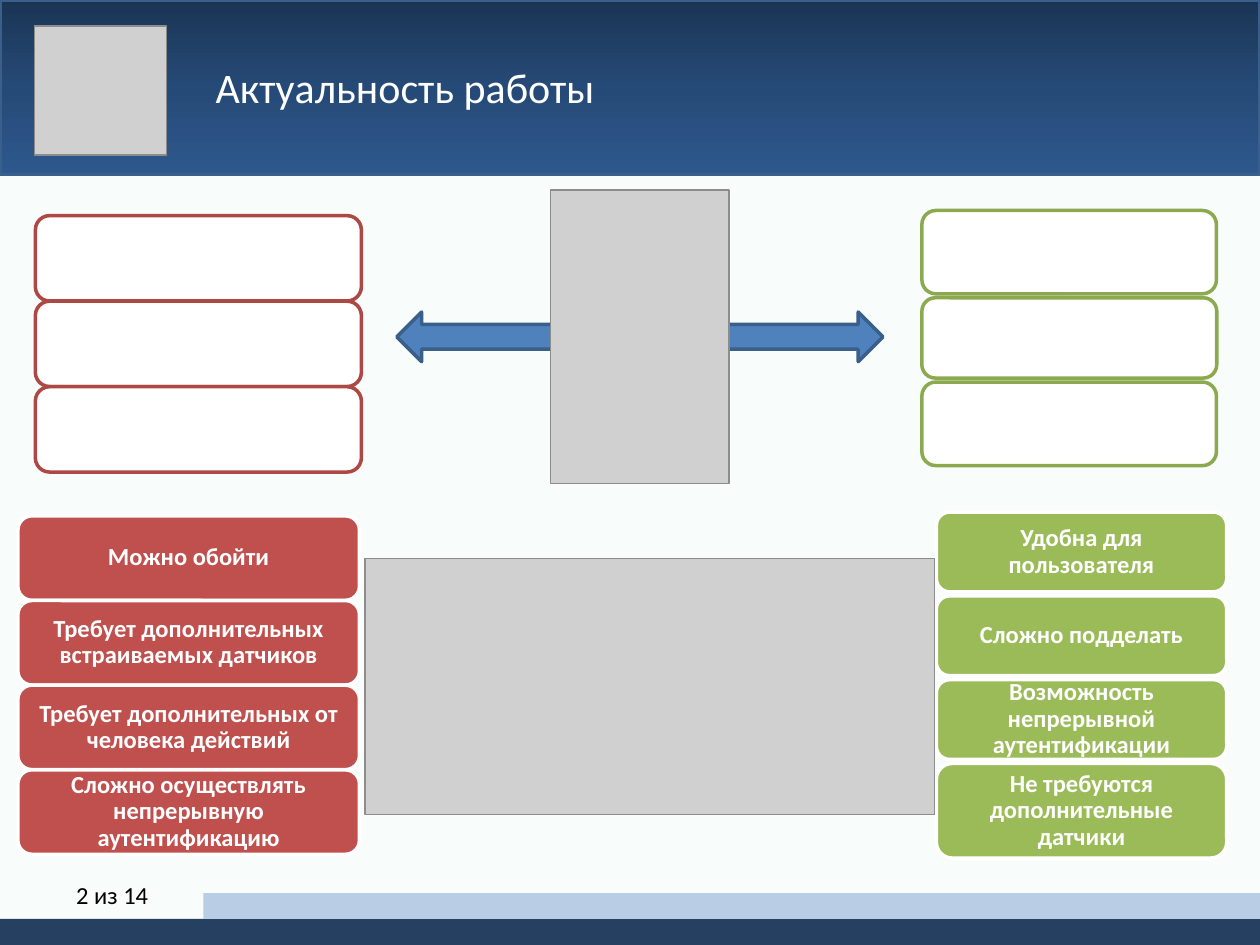
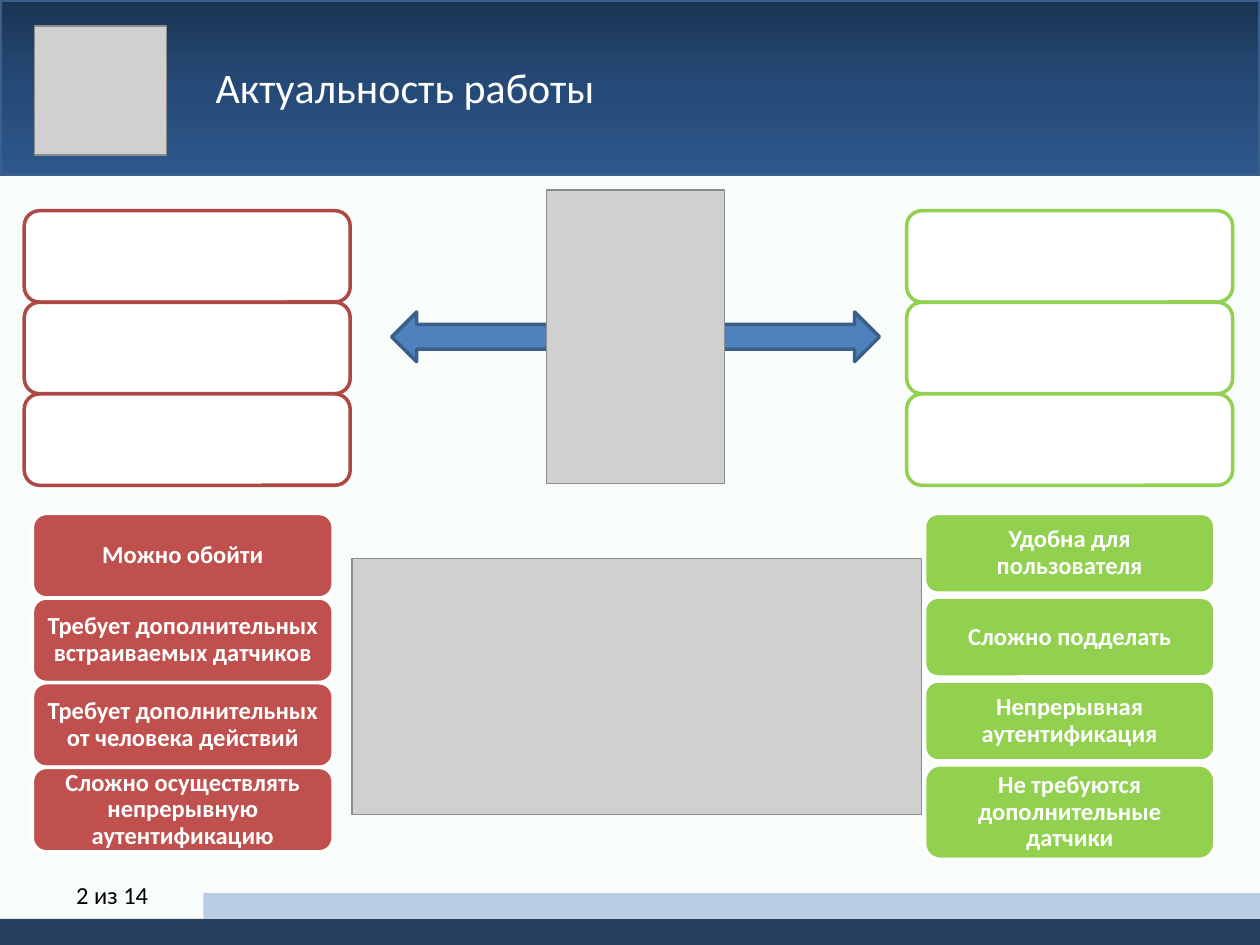
Before and after one commit to yerseg/bachelor_thesis, a slide deck: slide 2 of thesis_presentation.pptx. Drawn at 1260x945 pixels with LibreOffice and Linux fonts; fonts in the diff are those of the drawing; grey boxes stand for pictures. Boxes give left, top, right and bottom in pixels: in the first picture for what was removed or moved away, otherwise in the second. Text is boxed around its words. In the diff, an @@ line names an element or a change of style, - is before the commit and + after.

```diff
--- a/thesis_presentation.pptx
+++ b/thesis_presentation.pptx
@@ picture: place and size @@
-picture at (551,190,728,484)
+picture at (547,190,726,484)
@@ rounded rectangle: place and size @@
-rounded rectangle at (35,215,362,301)
+rounded rectangle at (24,210,350,302)
@@ rounded rectangle: place and size @@
-rounded rectangle at (922,210,1217,294)
+rounded rectangle at (907,210,1234,302)
@@ text removed at (999,299,1140,378) @@
-Хранение конфиденциальной информации
@@ rounded rectangle: place and size @@
-rounded rectangle at (35,301,362,387)
+rounded rectangle at (24,302,350,394)
@@ left right arrow: place and size @@
-left right arrow at (397,312,883,362)
+left right arrow at (392,312,879,362)
@@ rounded rectangle: place and size @@
-rounded rectangle at (922,297,1217,378)
+rounded rectangle at (907,302,1234,394)
@@ rounded rectangle: place and size @@
-rounded rectangle at (35,387,362,472)
+rounded rectangle at (24,394,350,486)
@@ outline #8DAA51 2 pt to #92D050 2 pt in 3 elements at (907,210,1234,302), (907,302,1234,394), (907,394,1234,486) @@
@@ rounded rectangle: place and size @@
-rounded rectangle at (922,382,1217,465)
+rounded rectangle at (907,394,1234,486)
@@ rounded rectangle: place and size @@
-rounded rectangle at (18,515,359,600)
+rounded rectangle at (33,513,334,597)
@@ text "Можно обойти": place and size @@
-text "Можно обойти" at (108,548,269,565)
+text "Можно обойти" at (102,546,263,563)
@@ text "Удобна для пользователя": place and size @@
-text "Удобна для пользователя" at (1009,529,1155,573)
+text "Удобна для пользователя" at (997,530,1143,574)
@@ picture: place and size @@
-picture at (365,558,935,815)
+picture at (352,558,921,815)
@@ rounded rectangle: place and size @@
-rounded rectangle at (18,601,359,685)
+rounded rectangle at (33,598,334,683)
@@ text "Требует дополнительных встраиваемых датчиков": place and size @@
-text "Требует дополнительных встраиваемых датчиков" at (53,620,323,667)
+text "Требует дополнительных встраиваемых датчиков" at (48,617,318,665)
@@ rounded rectangle: place and size @@
-rounded rectangle at (18,685,359,770)
+rounded rectangle at (33,683,334,767)
@@ text "Требует дополнительных от человека действий" rewrapped from (39,705,338,752) to (48,702,318,750) @@
@@ text removed at (993,681,1170,760) @@
-Возможность непрерывной аутентификации
@@ text added at (982,699,1158,746), 14 pt, text #FFFFFF, bold @@
+Непрерывная аутентификация
@@ rounded rectangle: place and size @@
-rounded rectangle at (18,770,359,854)
+rounded rectangle at (33,767,334,852)
@@ text "Сложно осуществлять непрерывную аутентификацию": place and size @@
-text "Сложно осуществлять непрерывную аутентификацию" at (71,777,305,850)
+text "Сложно осуществлять непрерывную аутентификацию" at (65,775,300,848)
@@ 4 rounded rectangles, 2 texts: place and size @@
-4 rounded rectangles, 2 texts at (936,512,1227,858)
+4 rounded rectangles, 2 texts at (925,513,1216,859)
@@ fill #9BBB59 to #92D050 in 4 elements at (925,513,1216,592), (925,597,1216,677), (925,680,1216,760), (925,765,1216,859) @@
```
Also in this commit, not shown: 8 other slides changed, 3 slides added.
